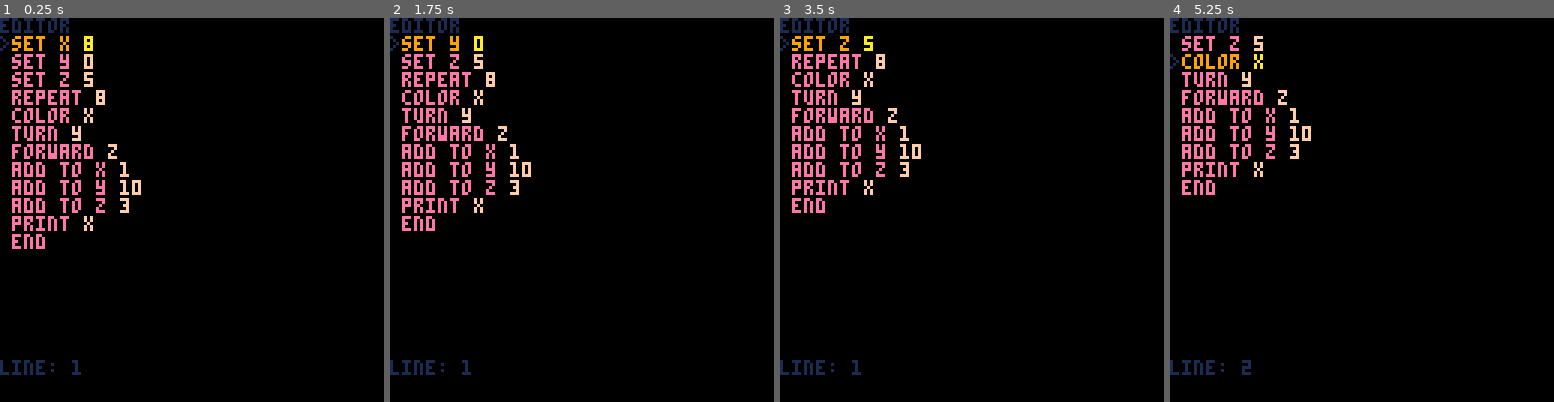
Above: before the commit, frames 1-4 (left to right).
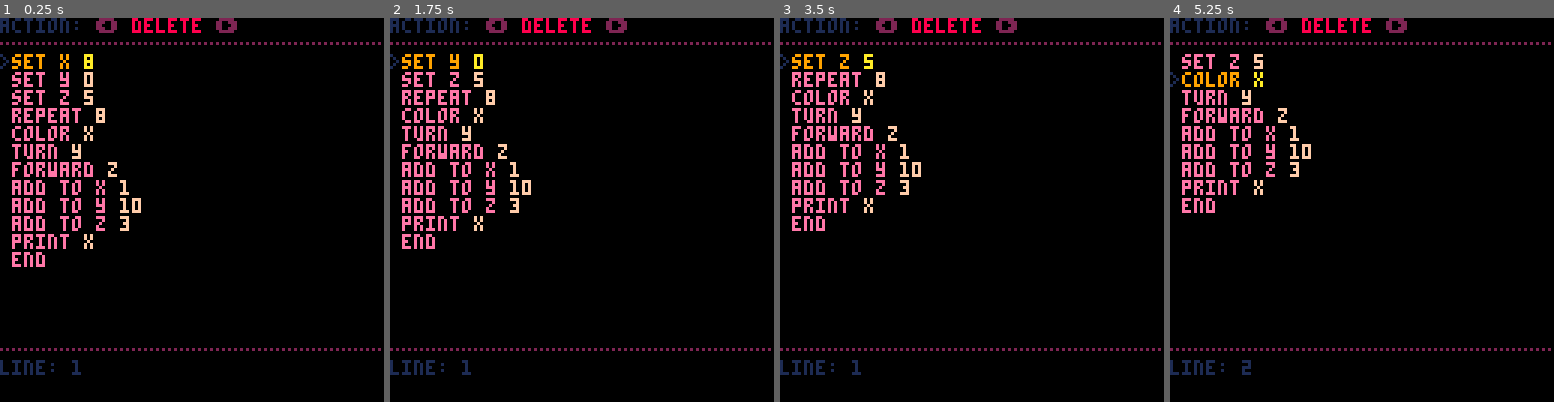
Above: after the commit, the same moments.

Repository: eduvf/PICO-8-experiments
Game: PICO-8 cartridge code.p8
Same seed, same stepped clock (60 frames per second), same inputs: the game is played once before the commit and once after it.
Inputs:
- Up to frame 1 (0.25 s): no input
- Up to frame 2 (1.75 s): tap X (X key) at 0.33, 1.07 s; tap O (Z key) at 0.7, 1.7 s
- Up to frame 3 (3.5 s): tap X (X key) at 1.85, 2.97 s; tap O (Z key) every 0.4 s from 2.1 to 3.3 s; hold Up 2.15-2.42 s
- Up to frame 4 (5.25 s): hold Down 3.63-3.97 s; tap O (Z key) every 0.4 s from 3.7 to 4.9 s; tap X (X key) at 4.08, 5.2 s; hold Up 4.73-5.03 s

The runs differ from the first frame. In frame 1, 5.2% of the frame differs, in the area x 0-100%, y 0-87%; in frame 2, 5.1%; in frame 3, 5.0%; in frame 4, 4.7%.

Commit message:
show action

Diff:
--- a/code.p8
+++ b/code.p8
@@ -51,8 +51,9 @@
   if editor then
     cls()
     color(1)
-    print('editor')
-    for i = 1, 18 do
+    print('action: \f2⬅️ \f8'..cursor.action..' \f2➡️')
+    print('\f2…………………………………………')
+    for i = 1, 16 do
       if code[i] then
         if cursor.line == i then
           print('\f1>\f9'..code[i].op..' \fa'..code[i].arg)
@@ -63,8 +64,8 @@
         print('')
       end
     end
-    color(1)
-    print('line: '..cursor.line)
+    print('\f2…………………………………………')
+    print('\f1line: '..cursor.line)
   end
 end
 
